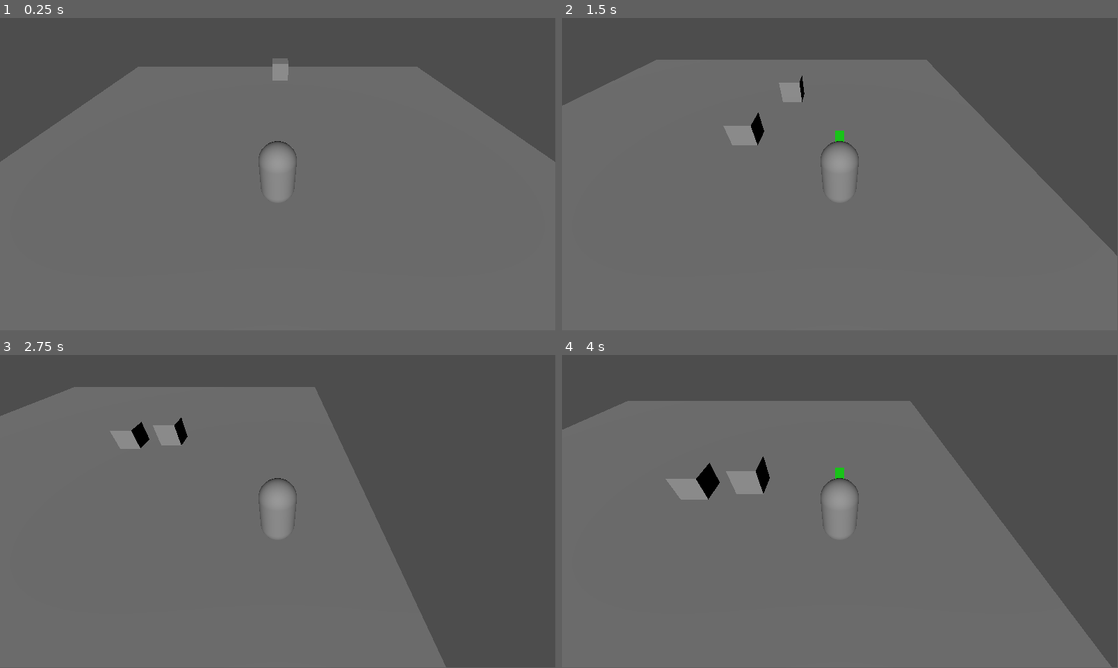
Above: before the commit, frames 1-4 (two rows, left to right).
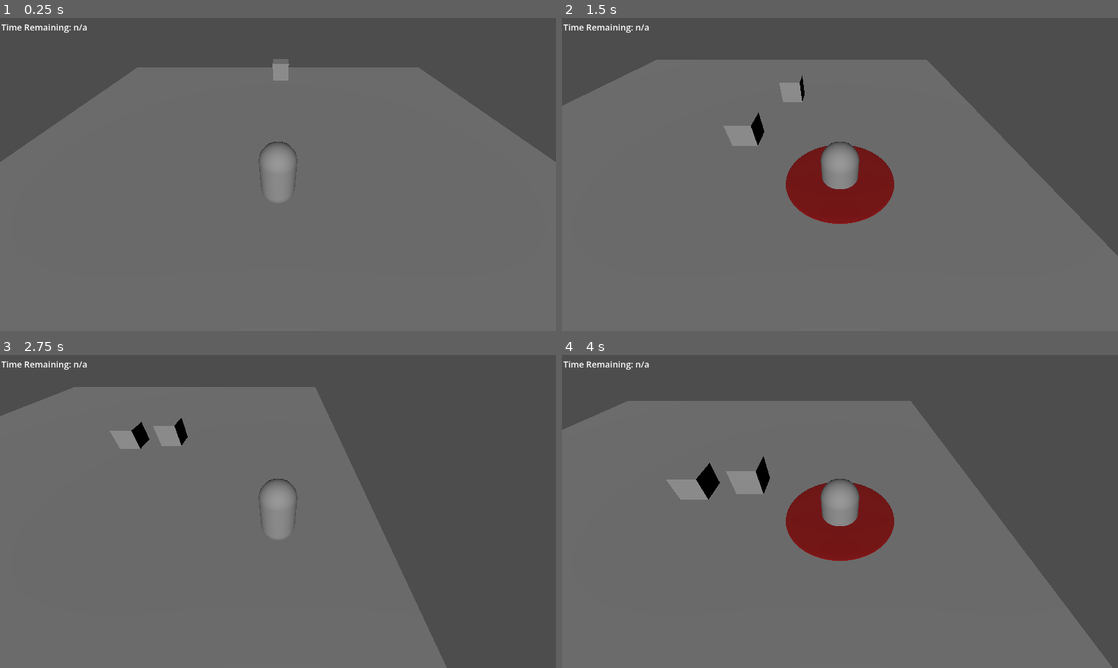
Above: after the commit, the same moments.

Repository: notadoctortired/InvinciKnight
Game: Godot game, scene res://Maps/level.tscn
Two runs of this game, one before a commit and one after it. Both use one fixed random seed, a clock stepped at 60 frames per second and the inputs below.
Inputs:
- Up to frame 1 (0.25 s): no input
- Up to frame 2 (1.5 s): hold D (right) 0.53-1.28 s; hold Space (swing) 0.53-1.28 s; hold S (down) from 1.28 s (still down); tap Space (swing) at 1.35 s
- Up to frame 3 (2.75 s): release S (down) at 2.03 s; hold D (right) from 2.03 s (still down); hold Space (swing) from 2.03 s (still down)
- Up to frame 4 (4 s): release D (right) at 2.78 s; release Space (swing) at 2.78 s; hold W (up) 2.78-3.53 s; tap Space (swing) at 2.85 s; hold A (left) from 3.53 s (still down); hold Space (swing) from 3.53 s (still down)
In our replay, the window is 799x449 before the commit and 800x450 after it. These sizes can differ from the game's own. Grey fills any space a smaller window leaves; there, only what the larger window draws over its background counts as a difference.

The runs differ from the first frame. In frame 1, 0.4% of the frame differs, in the area x 0-100%, y 0-55%; in frame 2, 3.4%; in frame 3, 0.4%; in frame 4, 3.5%, in the area x 0-100%, y 0-100%.

Commit message:
Worked on timer and enemy capture progress functionality, added ability for KOTH point to detect when enemies enter radius

Diff:
--- /dev/null
+++ b/Buildings/KOTH Point/Scripts/koth_area.gd
@@ -0,0 +1,24 @@
+extends Area3D
+
+@export_category("Progress Variables")
+@export var progress_total: float
+
+@onready var enemies = []
+
+# Player Variables
+@onready var root = get_tree().root.get_child(0)
+@onready var player = root.get_node("Player/PlayerBody")
+
+func _ready() -> void:
+	body_entered.connect(add_enemy)
+
+func process(delta: float):
+	if enemies.size() > 0:
+		var timer = player.get_node("PlayerUI/RoundTimer")
+
+
+
+func add_enemy(body):
+	if body.get_child(0).name == "EnemyFlag":
+		enemies.append(body)
+		print(body.name)
--- /dev/null
+++ b/Buildings/KOTH Point/Scripts/koth_timer.gd
@@ -0,0 +1,13 @@
+extends StaticBody3D
+
+@export_category("Round Variables")
+@export var round_length: float
+
+@onready var timer = $Timer
+
+func _ready():
+	timer.timeout.connect(win)
+	timer.start(round_length)
+
+func win():
+	print("You win!")
--- a/Buildings/KOTH Point/koth.tscn
+++ b/Buildings/KOTH Point/koth.tscn
@@ -1,4 +1,7 @@
 [gd_scene format=3 uid="uid://dlmbg8leeltp"]
+
+[ext_resource type="Script" uid="uid://co60xw1njnyvx" path="res://Buildings/KOTH Point/Scripts/koth_timer.gd" id="1_12cdk"]
+[ext_resource type="Script" uid="uid://cvauwfvubvelr" path="res://Buildings/KOTH Point/Scripts/koth_area.gd" id="2_3yu1c"]
 
 [sub_resource type="BoxMesh" id="BoxMesh_abbl6"]
 
@@ -8,6 +11,8 @@
 radius = 7.0
 
 [node name="KOTH" type="StaticBody3D" unique_id=1872317103]
+script = ExtResource("1_12cdk")
+round_length = 20.0
 
 [node name="MeshInstance3D" type="MeshInstance3D" parent="." unique_id=1494263024]
 mesh = SubResource("BoxMesh_abbl6")
@@ -16,6 +21,7 @@
 shape = SubResource("BoxShape3D_12cdk")
 
 [node name="KOTHArea" type="Area3D" parent="." unique_id=1557360487]
+script = ExtResource("2_3yu1c")
 
 [node name="CollisionShape3D" type="CollisionShape3D" parent="KOTHArea" unique_id=894227305]
 shape = SubResource("SphereShape3D_3yu1c")
@@ -33,3 +39,5 @@
 
 [node name="Nav4" type="Node3D" parent="NavPoints" unique_id=1894584937]
 transform = Transform3D(1, 0, 0, 0, 1, 0, 0, 0, 1, -3, 0, 0)
+
+[node name="Timer" type="Timer" parent="." unique_id=1207682855]
--- a/Player/player.tscn
+++ b/Player/player.tscn
@@ -13,6 +13,9 @@
 
 [sub_resource type="BoxShape3D" id="BoxShape3D_btcbx"]
 size = Vector3(0.6, 0.6, 0.6)
+
+[sub_resource type="LabelSettings" id="LabelSettings_btcbx"]
+font_size = 20
 
 [node name="Player" type="Node3D" unique_id=1904113224]
 
@@ -37,7 +40,7 @@
 shape = SubResource("BoxShape3D_btcbx")
 
 [node name="SlashArea" parent="PlayerBody" unique_id=2015310752 instance=ExtResource("2_btcbx")]
-transform = Transform3D(-4.371139e-08, 0, 1, 0, 1, 0, -1, 0, -4.371139e-08, 0, 0, -1.1)
+transform = Transform3D(1, 0, 0, 0, 1, 0, 0, 0, 1, 0, -0.1, 0)
 
 [node name="Timer" type="Timer" parent="PlayerBody/SlashArea" unique_id=1374999955]
 
@@ -49,3 +52,18 @@
 target_follow = NodePath("../CameraSocket")
 target_look = NodePath("..")
 follow_speed = 10.0
+
+[node name="PlayerUI" type="Control" parent="PlayerBody" unique_id=1361119872]
+layout_mode = 3
+anchors_preset = 0
+offset_right = 1280.0
+offset_bottom = 720.0
+
+[node name="RoundTimer" type="Label" parent="PlayerBody/PlayerUI" unique_id=496177885]
+layout_mode = 0
+offset_right = 206.0
+offset_bottom = 43.0
+text = "Time Remaining: n/a"
+label_settings = SubResource("LabelSettings_btcbx")
+horizontal_alignment = 1
+vertical_alignment = 1
--- a/Player/slasharea.tscn
+++ b/Player/slasharea.tscn
@@ -3,22 +3,22 @@
 [ext_resource type="Script" uid="uid://cxdfioyxn0d8u" path="res://Player/Scripts/Attacks/slash_hit.gd" id="1_dyx22"]
 
 [sub_resource type="StandardMaterial3D" id="StandardMaterial3D_dyx22"]
-albedo_color = Color(0, 1, 0, 1)
+albedo_color = Color(0.5803922, 0, 0, 1)
 
-[sub_resource type="BoxMesh" id="BoxMesh_dyx22"]
+[sub_resource type="SphereMesh" id="SphereMesh_dyx22"]
 material = SubResource("StandardMaterial3D_dyx22")
-size = Vector3(0.3, 0.3, 1.5)
+radius = 1.5
+height = 0.1
 
-[sub_resource type="BoxShape3D" id="BoxShape3D_tjepn"]
-size = Vector3(1.8, 0.4, 2)
+[sub_resource type="CylinderShape3D" id="CylinderShape3D_tohub"]
+height = 1.0
+radius = 1.5
 
 [node name="SlashArea" type="Area3D" unique_id=2015310752]
 script = ExtResource("1_dyx22")
 
-[node name="PlaceholderSword" type="MeshInstance3D" parent="." unique_id=2007579740]
-transform = Transform3D(-4.371139e-08, 0, -1, 0, 1, 0, 1, 0, -4.371139e-08, 0.1, 0, 0)
-mesh = SubResource("BoxMesh_dyx22")
+[node name="PlaceholderSwish" type="MeshInstance3D" parent="." unique_id=2007579740]
+mesh = SubResource("SphereMesh_dyx22")
 
 [node name="Hitbox" type="CollisionShape3D" parent="." unique_id=70900018]
-transform = Transform3D(1, 0, 0, 0, 1, 0, 0, 0, 1, 0.25, -1.4901161e-08, 0)
-shape = SubResource("BoxShape3D_tjepn")
+shape = SubResource("CylinderShape3D_tohub")
--- a/project.godot
+++ b/project.godot
@@ -14,6 +14,11 @@
 run/main_scene="uid://maieoldkwsi5"
 config/features=PackedStringArray("4.6", "Forward Plus")
 config/icon="res://icon.svg"
+
+[display]
+
+window/size/viewport_width=1280
+window/size/viewport_height=720
 
 [input]
 
Not shown, added: Buildings/KOTH Point/Scripts/koth_area.gd.uid
Not shown, added: Buildings/KOTH Point/Scripts/koth_timer.gd.uid
